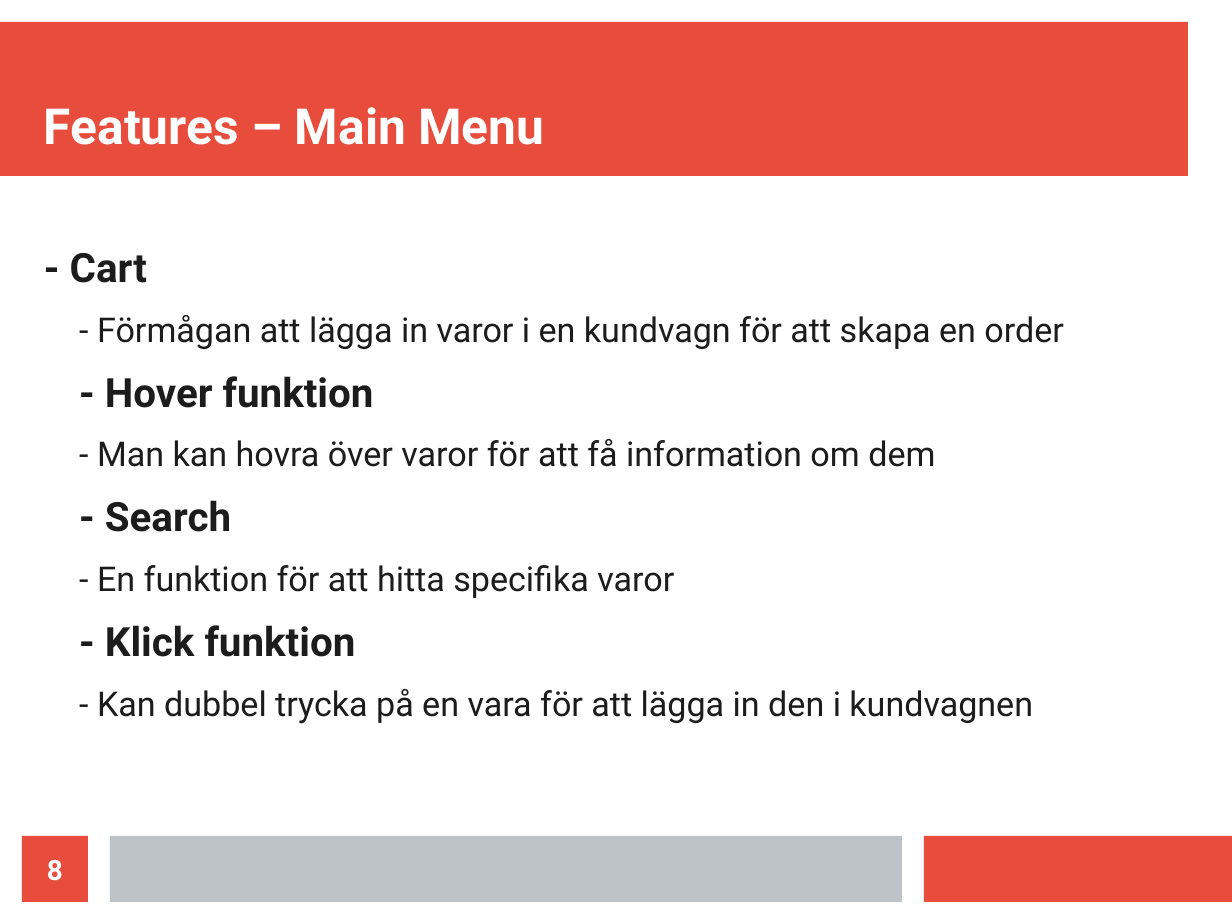
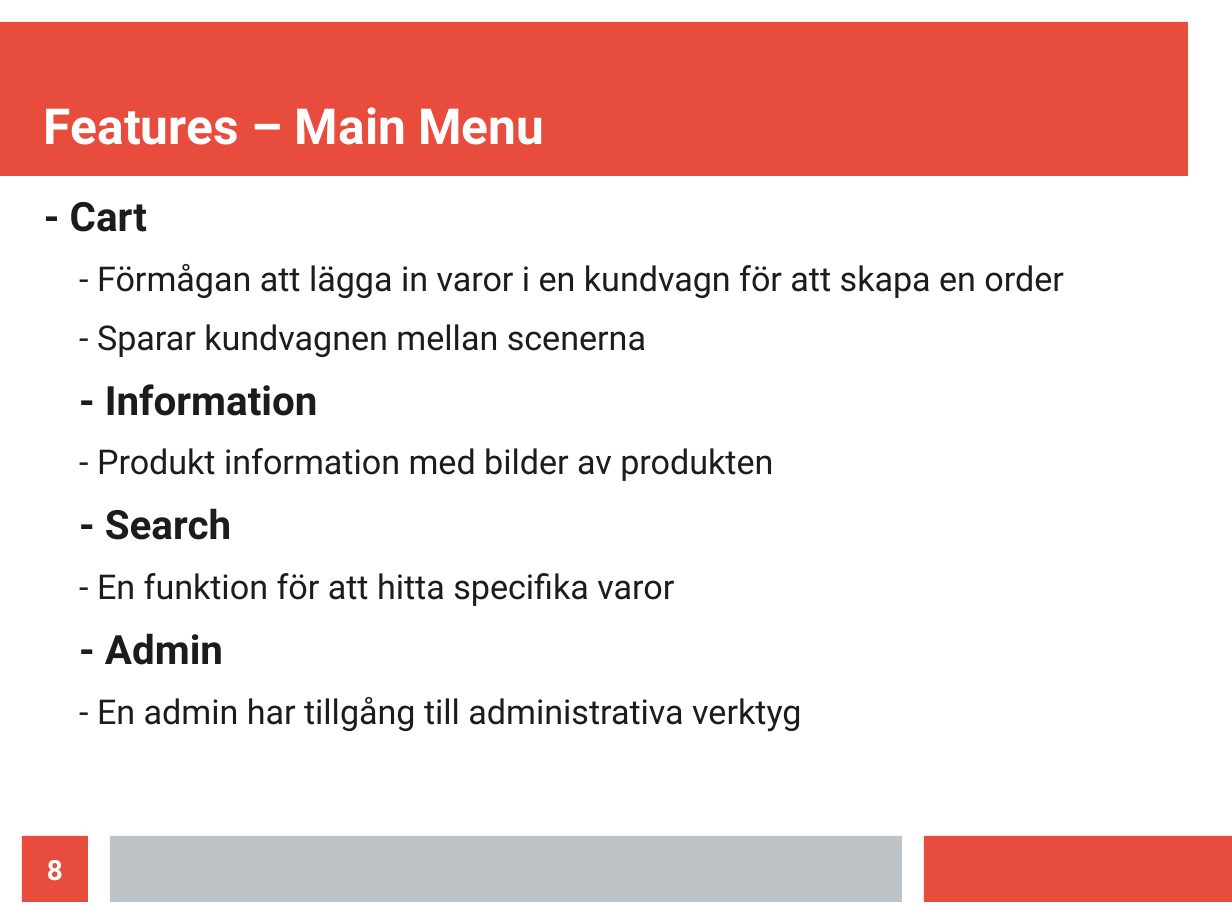
Before and after one commit to Nastynick/NewProject, a slide deck: slide 8 of Project2/Resources/Powerpoint project2.odp. Drawn at 1232x924 pixels with LibreOffice and Linux fonts; fonts in the diff are those of the drawing. Boxes give left, top, right and bottom in pixels: in the first picture for what was removed or moved away, otherwise in the second. Text is boxed around its words. In the diff, an @@ line names an element or a change of style, - is before the commit and + after.

Commit message:
Stuff again
Updated some stuff for the final presentation

```diff
--- a/Project2/Resources/Powerpoint project2.odp
+++ b/Project2/Resources/Powerpoint project2.odp
@@ text "- Cart": place and size @@
-text "- Cart" at [70,253,1064,724]
+text "- Cart" at [70,202,1064,732]
@@ text at [97,324,773,481]: text changed @@
-- Hover funktion
-  - Man kan hovra över varor för att få information om dem
+  - Sparar kundvagnen mellan scenerna
+- Information
+  - Produkt information med bilder av produkten
@@ text at [97,633,801,732]: text changed @@
-- Klick funktion
-  - Kan dubbel trycka på en vara för att lägga in den i kundvagnen
+- Admin
+  - En admin har tillgång till administrativa verktyg
```
Also in this commit, not shown: 5 other slides changed, 1 slide removed, 8 other files.
